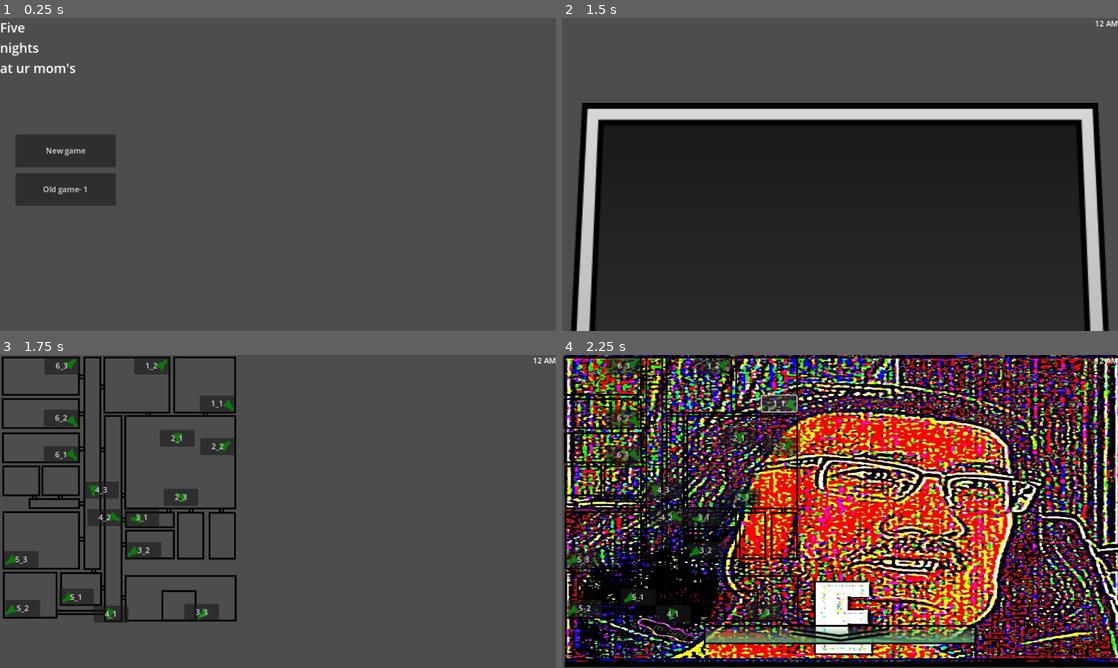
Above: before the commit, frames 1-4 (two rows, left to right).
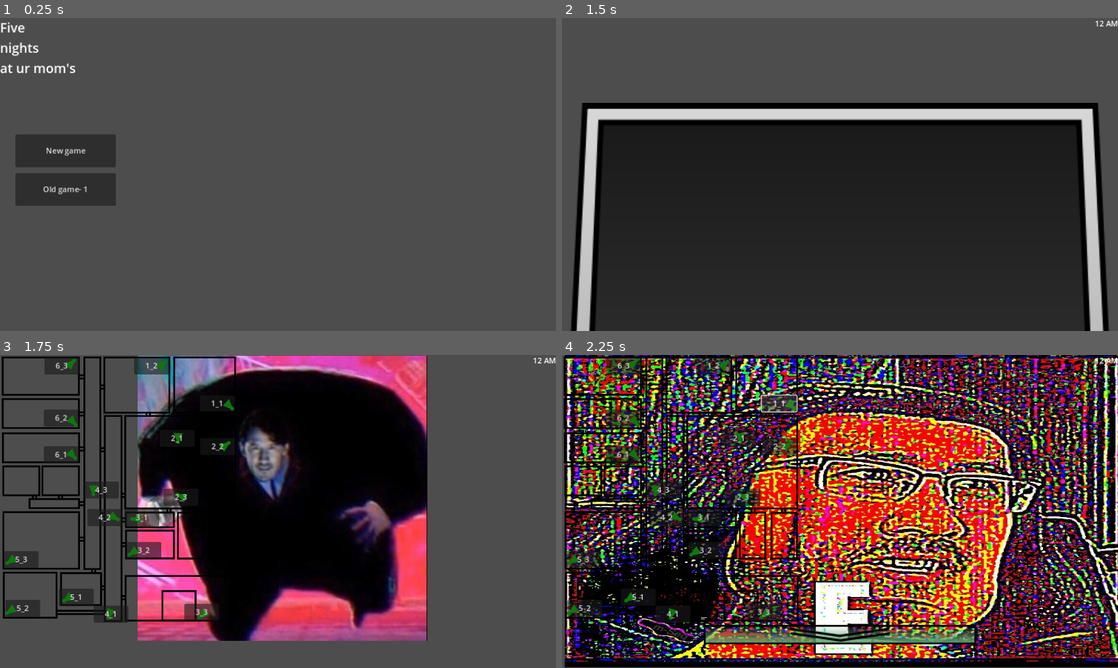
Above: after the commit, the same moments.

Repository: gamermachine404/fangayme
Game: Godot game, scene res://main.tscn
The game is run twice, just before and just after one commit, with the same random seed, the same clock (stepped at 60 frames per second) and the same inputs.
Inputs (mouse positions are in pixels of both pictures, inside the frame that each line leads up to):
- Up to frame 1 (0.25 s): no input
- Up to frame 2 (1.5 s): click "Old game- 1" at 0.5 s; tap Enter at 1.25 s; move the mouse to (840, 309) at 1.27 s
- Up to frame 3 (1.75 s): no input
- Up to frame 4 (2.25 s): click "1_1" at 2 s

Frames 1-2 are identical in both runs. In frame 3, 45% of the frame differs, in the area x 24-77%, y 0-92%; in frame 4, nothing differs.

Commit message:
nah, id push
Co-authored-by: Xamabi <Xamabi@users.noreply.github.com>

Diff:
--- a/FanGayme/CamButton.gd
+++ b/FanGayme/CamButton.gd
@@ -5,7 +5,6 @@
 # Called when the node enters the scene tree for the first time.
 func _ready():
 	office = get_parent().get_parent().get_parent() #plap plap plap
-	print(office)
 
 
 # Called every frame. 'delta' is the elapsed time since the previous frame.
@@ -14,8 +13,6 @@
 
 func _pressed():
 	var camNum = int(0)
-	print(str(text))
 	camNum = (str(text).unicode_at(0) - 48) * 10
 	camNum += str(text).unicode_at(2) - 48
-	print(camNum)
 	office.changeCameras(camNum)
--- a/FanGayme/office.gd
+++ b/FanGayme/office.gd
@@ -39,6 +39,7 @@
 func startNight():
 	#activates at the start of the night
 	randomizeCamTimers()
+	changeCameras(21)
 	for n in 8:
 		#wait function
 		processAnimatronic1Movement()
Binary file added: FanGayme/giphy_1.gif
